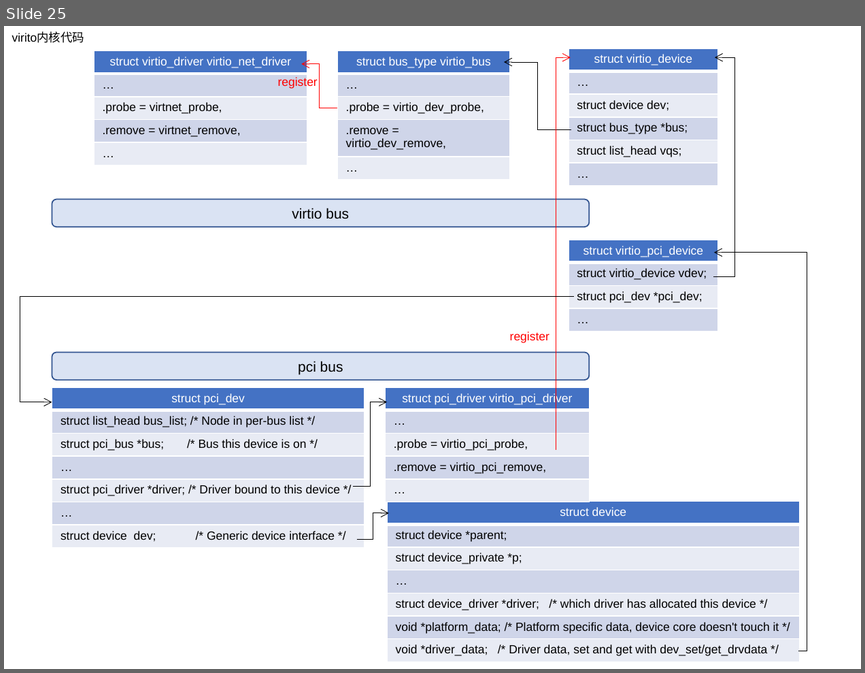
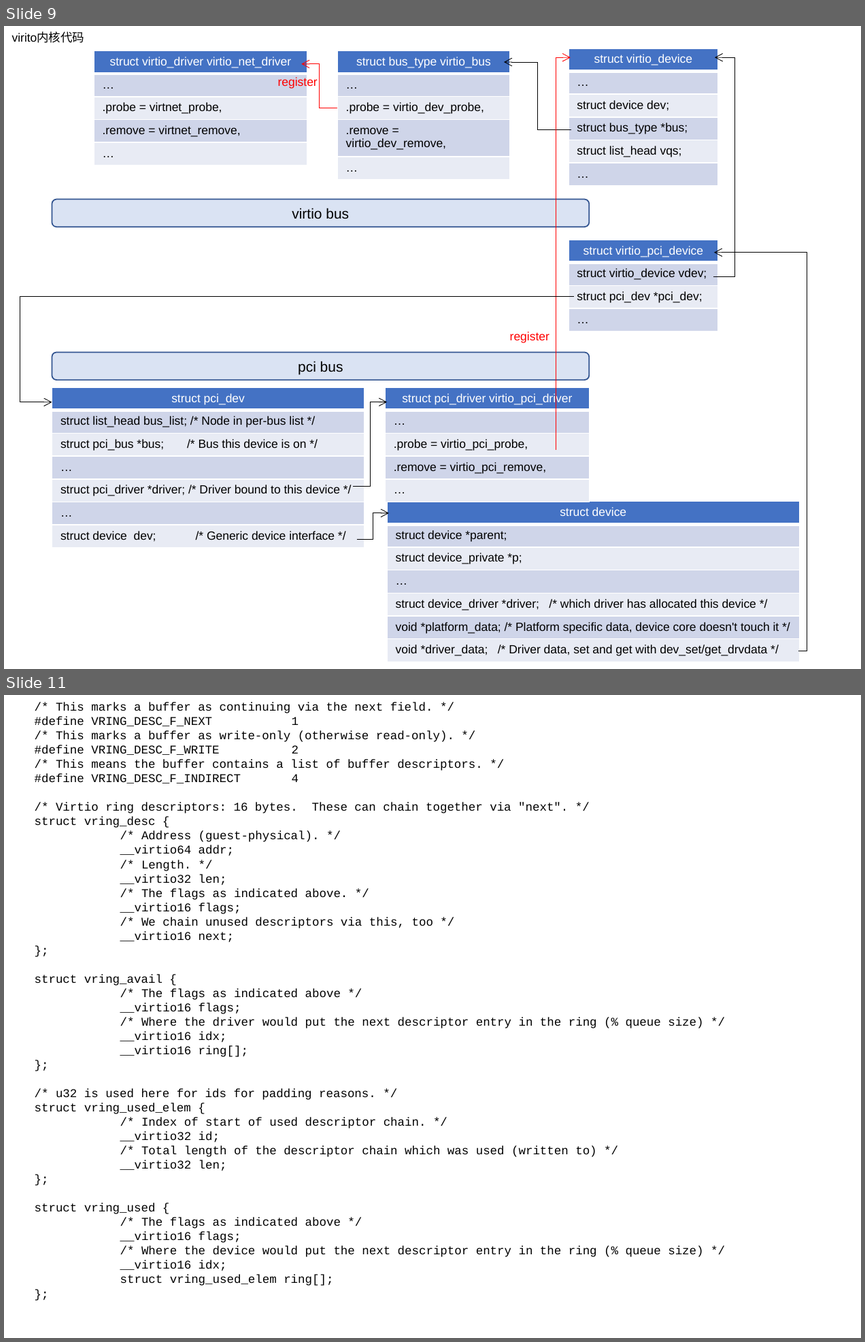
Before and after one commit to movetobe/xxx, a slide deck: xxx.pptx. Shown one above the other, each under a label of ours: slide 25 before the commit, slides 9 and 11 after it; the slides between them are not shown. The pictures are 865x673 and 865x1342 pixels, drawn with LibreOffice and Linux fonts; fonts in the diff are those of the drawing. Boxes give left, top, right and bottom in pixels: in the first picture for what was removed or moved away, otherwise in the second. Text is boxed around its words. In the diff, an @@ line names an element or a change of style, - is before the commit and + after.

```diff
--- a/xxx.pptx
+++ b/xxx.pptx
@@ slide 11 added at (x1=4, y1=695, x2=861, y2=1338), background #FFFFFF @@
@@ text added at (x1=35, y1=702, x2=703, y2=1285), 10 pt, text #000000 @@
+/* This marks a buffer as continuing via the next field. */
+#define VRING_DESC_F_NEXT 1
+/* This marks a buffer as write-only (otherwise read-only). */
+#define VRING_DESC_F_WRITE 2
+/* This means the buffer contains a list of buffer descriptors. */
+#define VRING_DESC_F_INDIRECT 4
+/* Virtio ring descriptors: 16 bytes. These can chain together via "next". */
+struct vring_desc {
+/* Address (guest-physical). */
+__virtio64 addr;
+/* Length. */
+__virtio32 len;
+/* The flags as indicated above. */
+__virtio16 flags;
+/* We chain unused descriptors via this, too */
+__virtio16 next;
+};
+struct vring_avail {
+/* The flags as indicated above */
+__virtio16 flags;
+/* Where the driver would put the next descriptor entry in the ring (% queue size) */
+__virtio16 idx;
+__virtio16 ring[];
+};
+/* u32 is used here for ids for padding reasons. */
+struct vring_used_elem {
+/* Index of start of used descriptor chain. */
+__virtio32 id;
+/* Total length of the descriptor chain which was used (written to) */
+__virtio32 len;
+};
+struct vring_used {
+/* The flags as indicated above */
+__virtio16 flags;
+/* Where the device would put the next descriptor entry in the ring (% queue size) */
+__virtio16 idx;
+struct vring_used_elem ring[];
+};
@@ what was slide 25 is now slide 9 @@
```
Also in this commit, not shown: 6 slides changed, 10 other slides added, 3 slides removed, 19 other files.
